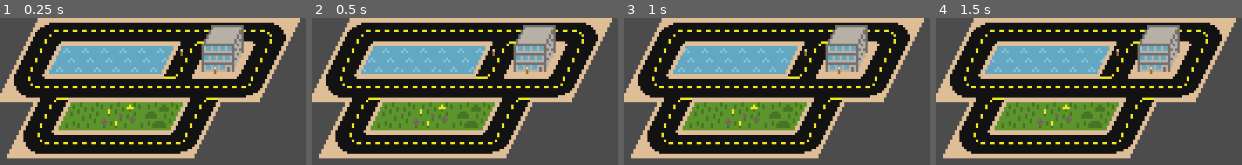
Above: before the commit, frames 1-4 (left to right).
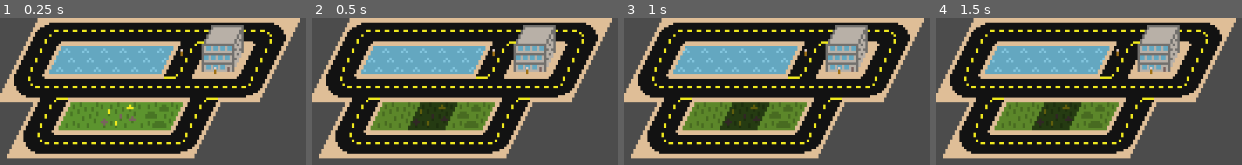
Above: after the commit, the same moments.

Repository: AnUnknownGuy/Keep-firing
Game: Godot game, scene res://Scenes/Level.tscn
Two runs of this game, one before a commit and one after it. Both use one fixed random seed, a clock stepped at 60 frames per second and the inputs below.
Inputs:
- Up to frame 1 (0.25 s): no input
- Up to frame 2 (0.5 s): no input
- Up to frame 3 (1 s): no input
- Up to frame 4 (1.5 s): no input

Frame 1 is identical in both runs. In frame 2, 2.4% of the frame differs, in the area x 31-48%, y 57-77%; in frame 3, 2.4%; in frame 4, 2.4%.

Commit message:
added fire transmission and building destruction

Diff:
--- a/Scenes/Building1.tscn
+++ b/Scenes/Building1.tscn
@@ -5,6 +5,8 @@
 
 [node name="Building1" type="Node2D"]
 script = ExtResource( 1 )
+max_heat_transmitted = 7
+time_alive_on_fire = 25
 
 [node name="Sprite" type="Sprite" parent="."]
 scale = Vector2( 3, 3 )
--- a/Scenes/Water.tscn
+++ b/Scenes/Water.tscn
@@ -2,6 +2,8 @@
 
 [ext_resource path="res://Scripts/Water.gd" type="Script" id=1]
 [ext_resource path="res://Resources/Images/TileMaps/tm_water.png" type="Texture" id=2]
+
+
 
 [sub_resource type="Animation" id=1]
 resource_name = "water"
@@ -21,10 +23,6 @@
 
 [node name="Water" type="Node2D"]
 script = ExtResource( 1 )
-max_heat_transmitted = 0
-max_heat_resist = 0
-can_be_on_fire = false
-can_be_on_fire = false
 
 [node name="Sprite" type="Sprite" parent="."]
 scale = Vector2( 3, 3 )
--- a/Scripts/Level.gd
+++ b/Scripts/Level.gd
@@ -2,7 +2,7 @@
 
 onready var buildings = $Buildings.get_children()
 
-export var burn_timer_max = 500
+export var burn_timer_max = 0.5
 var burn_timer = burn_timer_max
 
 func _process(delta):
--- a/scripts/Building.gd
+++ b/scripts/Building.gd
@@ -11,10 +11,6 @@
 		grid_pos_buffer = .grid_pos()
 	return grid_pos_buffer
 
-func set_on_fire():
-	if (can_be_on_fire):
-		self.on_fire = true
-		#THINGS
 
 func _to_string():
 	return "Building(" + str(people_inside) + "/" + str(max_people_inside) + ")"
--- a/scripts/Buildings.gd
+++ b/scripts/Buildings.gd
@@ -1,6 +1,4 @@
 extends Node2D
-
-onready var entitites = $"../../Entities"
 
 var buildings_dictionnary = {}
 
--- a/scripts/Burnable.gd
+++ b/scripts/Burnable.gd
@@ -10,7 +10,7 @@
 export var max_heat_resist = 20
 
 export var time_alive_on_fire = 0
-var time_remaining = time_alive_on_fire
+var time_remaining = 0
 
 export var can_be_on_fire = true
 
@@ -18,10 +18,14 @@
 var added_heat = 0
 export var on_fire = false
 
-var state setget set_state
+var state = 0
+var nb_state = 2
 
 func _ready():
 	set_z()
+	time_remaining = time_alive_on_fire
+	#if $Sprite != null:
+		#nb_state = $Sprite.vframes * $Sprite.hframes
 
 func grid_pos():
 	var y = position.y / (12 * pixel_scale)
@@ -35,18 +39,54 @@
 	added_heat += heat
 
 func set_new_heat():
-	current_heat += added_heat
-	if (current_heat > max_heat_resist):
-		set_on_fire()
-		current_heat = max_heat_resist
+
+	if on_fire && can_be_on_fire:
+		time_remaining -= added_heat
+		print(time_remaining)
+		print(added_heat)
+		if time_remaining < 0:
+			time_remaining = time_alive_on_fire
+			inc_state()
+
+	elif not on_fire && can_be_on_fire:
+
+		if (can_be_on_fire && added_heat != 0):
+			current_heat += added_heat
+			var c = current_heat / max_heat_resist
+			modulate = Color(1, 1 - 0.6 * c, 1 - 0.6 * c, 1)
+
+		if (current_heat > max_heat_resist):
+			if (not on_fire):
+				set_on_fire()
+			current_heat = max_heat_resist
+
+
 	added_heat = 0
 
-	var c = current_heat / max_heat_resist
-	modulate = Color(1, 1 - 0.6 * c, 1 - 0.6 * c, 1)
+func set_on_fire():
+	if can_be_on_fire:
+		on_fire = true
+		inc_state()
 
-func set_state(state: int):
-	state = state
-	$Sprite.frame = state
+func inc_state():
+	print(state)
+	print(nb_state)
+	state += 1
+	if (state < nb_state):
+		#$Sprite.frame = state
+		pass
+
+	elif (state == nb_state):
+		#$Sprite.frame = state
+		terminated()
+	elif (state > nb_state):
+		terminated()
+
+func terminated():
+		modulate = Color(0.4, 0.4, 0.4, 1)
+		on_fire = false
+		can_be_on_fire = false
+		current_heat = 0
 
 func transfer_heat():
 	var heat_to_transfer = current_heat
@@ -55,17 +95,12 @@
 
 	for x in range(-1, 2):
 		for y in range(-1, 2):
-			if x != 0 or y != 0:
-				var building_next_to = buildings.get_building_at(grid_pos() + Vector2(x,y))
-				if building_next_to != null:
-					building_next_to.add_heat(heat_to_transfer)
+			var building_next_to = buildings.get_building_at(grid_pos() + Vector2(x,y))
+			if building_next_to != null:
+				building_next_to.add_heat(heat_to_transfer)
+				print(Vector2(x,y))
 
-				var entities_next_to = entities.get_entities_at(grid_pos() + Vector2(x,y))
-				if entities_next_to != null:
-					for entity in entities_next_to:
-						entity.heat_up(heat_to_transfer)
-
-func set_on_fire():
-	if can_be_on_fire:
-		on_fire = true
-		state += 1
+			var entities_next_to = entities.get_entities_at(grid_pos() + Vector2(x,y))
+			if entities_next_to != null:
+				for entity in entities_next_to:
+					entity.heat_up(heat_to_transfer)
--- a/scripts/Grass.gd
+++ b/scripts/Grass.gd
@@ -6,3 +6,9 @@
 func set_type(t: int):
 	type = t
 	$Sprite.frame = t
+
+
+func inc_state():
+	state += 1
+	if (current_heat >= max_heat_resist):
+		terminated()
Not shown, changed: .gitignore
